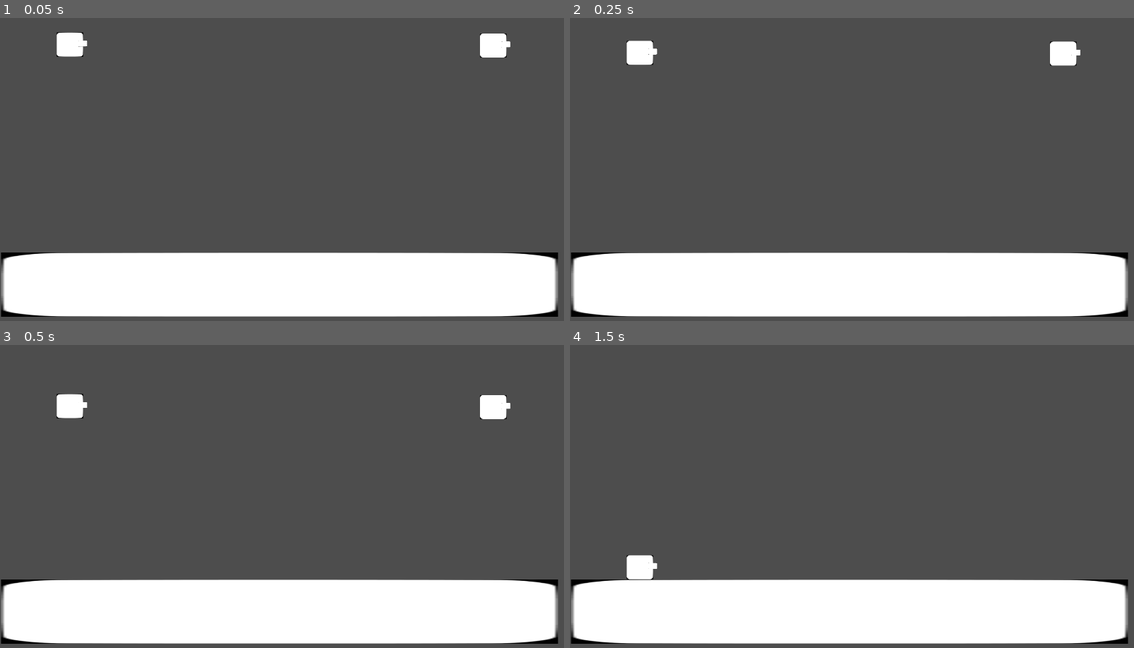
Above: before the commit, frames 1-4 (two rows, left to right).
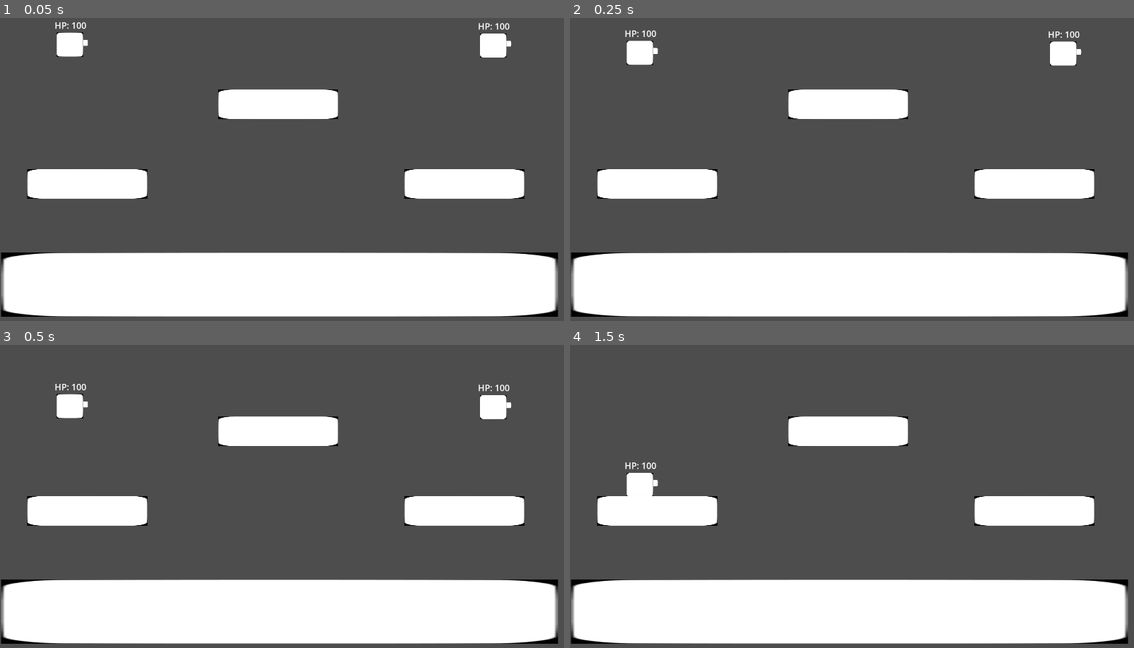
Above: after the commit, the same moments.

Repository: samir-alhindi/2D_fighting_game
Game: Godot game, scene res://game.tscn
Same seed, same stepped clock (60 frames per second), same inputs: the game is played once before the commit and once after it.
Inputs:
- Up to frame 1 (0.05 s): no input
- Up to frame 2 (0.25 s): no input
- Up to frame 3 (0.5 s): no input
- Up to frame 4 (1.5 s): tap Enter (ui_accept) at 0.5, 0.6, 0.77, 1.07, 1.35 s; hold Right (ui_right) from 0.53 s (still down)

The runs differ from the first frame. In frame 1, 6.4% of the frame differs, in the area x 4-93%, y 1-60%; in frame 2, 6.4%; in frame 3, 6.4%; in frame 4, 7.1%, in the area x 4-93%, y 23-78%.

Commit message:
added health
and fixed bug with player shooting themselves

Diff:
--- a/bullet.gd
+++ b/bullet.gd
@@ -1,4 +1,4 @@
-extends Area2D
+class_name Bullet extends Area2D
 
 var speed: int = 900
 ## Left or right.
@@ -7,3 +7,7 @@
 # Called every frame. 'delta' is the elapsed time since the previous frame.
 func _process(delta: float) -> void:
 	global_position.x += speed * delta * dir
+
+
+func _on_visible_on_screen_notifier_2d_screen_exited() -> void:
+	queue_free()
--- a/bullet.tscn
+++ b/bullet.tscn
@@ -4,7 +4,7 @@
 [ext_resource type="Script" uid="uid://cr3hakhj32rek" path="res://bullet.gd" id="1_v8qja"]
 
 [sub_resource type="RectangleShape2D" id="RectangleShape2D_v8qja"]
-size = Vector2(35, 29)
+size = Vector2(21, 20)
 
 [node name="Bullet" type="Area2D"]
 script = ExtResource("1_v8qja")
@@ -15,5 +15,11 @@
 texture = ExtResource("1_v7oki")
 
 [node name="CollisionShape2D" type="CollisionShape2D" parent="."]
-position = Vector2(-0.5, 0.5)
+position = Vector2(-0.5, 1)
 shape = SubResource("RectangleShape2D_v8qja")
+
+[node name="VisibleOnScreenNotifier2D" type="VisibleOnScreenNotifier2D" parent="."]
+position = Vector2(-0.5, 1.5)
+scale = Vector2(1.45, 1.15)
+
+[connection signal="screen_exited" from="VisibleOnScreenNotifier2D" to="." method="_on_visible_on_screen_notifier_2d_screen_exited"]
--- a/character_body_2d.gd
+++ /dev/null
@@ -1,25 +0,0 @@
-extends CharacterBody2D
-
-
-const SPEED = 300.0
-const JUMP_VELOCITY = -400.0
-
-
-func _physics_process(delta: float) -> void:
-	# Add the gravity.
-	if not is_on_floor():
-		velocity += get_gravity() * delta
-
-	# Handle jump.
-	if Input.is_action_just_pressed("ui_accept") and is_on_floor():
-		velocity.y = JUMP_VELOCITY
-
-	# Get the input direction and handle the movement/deceleration.
-	# As good practice, you should replace UI actions with custom gameplay actions.
-	var direction := Input.get_axis("ui_left", "ui_right")
-	if direction:
-		velocity.x = direction * SPEED
-	else:
-		velocity.x = move_toward(velocity.x, 0, SPEED)
-
-	move_and_slide()
--- a/fighter.gd
+++ b/fighter.gd
@@ -2,10 +2,12 @@
 
 @export_enum("p1_", "p2_") var num: String = "p1_"
 
-const SPEED = 500.0
-const JUMP_VELOCITY = -900.0
-const accel = 900
-const friction = 1000
+var speed: float = 500.0
+var jump_force: float = -900.0
+var accel = 900
+var friction = 1000
+
+var health: int = 100
 
 func _physics_process(delta: float) -> void:
 	# Add the gravity.
@@ -14,18 +16,20 @@
 
 	# Handle jump.
 	if Input.is_action_just_pressed(num + "jump") and is_on_floor():
-		velocity.y = JUMP_VELOCITY
+		velocity.y = jump_force
 
 
 	# movement:
 	var dir: float = Input.get_axis(num+"left", num+"right")
 	if dir != 0:
-		velocity.x = SPEED * dir
-		#velocity.x = move_toward(velocity.x, SPEED * dir, accel * delta)
+		velocity.x = speed * dir
+		#velocity.x = move_toward(velocity.x, speed * dir, accel * delta)
 		if dir > 0:
-			$Sprite/Nose.position = abs($Sprite/Nose.position)
+			%Nose.position.x = 46.0
+			%ShootingPoint.position.x = 72.0
 		elif dir < 0:
-			$Sprite/Nose.position = abs($Sprite/Nose.position) * -1
+			%Nose.position.x = -46.0
+			%ShootingPoint.position.x = -72.0
 	else:
 		velocity.x = 0
 		#velocity.x = move_toward(velocity.x, 0, friction * delta)
@@ -33,10 +37,19 @@
 	if Input.is_action_pressed(num+"shoot") and %CooldownTimer.is_stopped():
 		%CooldownTimer.start()
 		const BULLET: PackedScene = preload("uid://ciuw68m2kqgis")
-		var bullet: Area2D = BULLET.instantiate()
+		var bullet: Bullet = BULLET.instantiate()
 		%Bullets.add_child(bullet)
 		bullet.global_position = %ShootingPoint.global_position
-		bullet.dir = 1 if $Sprite/Nose.position.xa > 0 else -1
+		bullet.dir = 1 if %Nose.position.x > 0 else -1
 
 
 	move_and_slide()
+
+
+func _on_hurt_box_area_entered(area: Area2D) -> void:
+	if area is Bullet:
+		area.queue_free()
+		health -= 10
+		%HealthLabel.text = "HP: " + str(health)
+		if health <= 0:
+			queue_free()
--- a/fighter.tscn
+++ b/fighter.tscn
@@ -6,23 +6,23 @@
 [sub_resource type="RectangleShape2D" id="RectangleShape2D_umvcx"]
 size = Vector2(89, 81)
 
+[sub_resource type="RectangleShape2D" id="RectangleShape2D_qq641"]
+size = Vector2(90, 81)
+
 [node name="Fighter" type="CharacterBody2D"]
 script = ExtResource("1_umvcx")
+
+[node name="Nose" type="Sprite2D" parent="."]
+unique_name_in_owner = true
+position = Vector2(46, -6)
+scale = Vector2(0.137778, 0.0888886)
+texture = ExtResource("1_efvb3")
 
 [node name="Sprite" type="Sprite2D" parent="."]
 unique_name_in_owner = true
 position = Vector2(0, -3.8147e-06)
 scale = Vector2(0.4, 0.364444)
 texture = ExtResource("1_efvb3")
-
-[node name="Nose" type="Sprite2D" parent="Sprite"]
-position = Vector2(108.75, -10.9756)
-scale = Vector2(0.344444, 0.243902)
-texture = ExtResource("1_efvb3")
-
-[node name="ShootingPoint" type="Marker2D" parent="Sprite/Nose"]
-unique_name_in_owner = true
-position = Vector2(177.823, 0)
 
 [node name="CollisionShape2D" type="CollisionShape2D" parent="."]
 position = Vector2(-1.5, -0.5)
@@ -35,3 +35,26 @@
 unique_name_in_owner = true
 wait_time = 0.25
 one_shot = true
+
+[node name="HurtBox" type="Area2D" parent="."]
+
+[node name="CollisionShape2D" type="CollisionShape2D" parent="HurtBox"]
+position = Vector2(-1, -0.5)
+shape = SubResource("RectangleShape2D_qq641")
+debug_color = Color(0.955126, 0, 0.544843, 0.42)
+
+[node name="HealthLabel" type="Label" parent="."]
+unique_name_in_owner = true
+offset_left = -52.0
+offset_top = -87.0
+offset_right = 56.0
+offset_bottom = -45.0
+theme_override_font_sizes/font_size = 30
+text = "HP: 100"
+
+[node name="ShootingPoint" type="Marker2D" parent="."]
+unique_name_in_owner = true
+position = Vector2(72, -7)
+scale = Vector2(0.137778, 0.0888886)
+
+[connection signal="area_entered" from="HurtBox" to="." method="_on_hurt_box_area_entered"]
--- a/game.tscn
+++ b/game.tscn
@@ -1,10 +1,13 @@
-[gd_scene load_steps=4 format=3 uid="uid://bmr8w4kmxtt01"]
+[gd_scene load_steps=5 format=3 uid="uid://bmr8w4kmxtt01"]
 
 [ext_resource type="Texture2D" uid="uid://m35ara1eljfb" path="res://images.png" id="1_80nbo"]
 [ext_resource type="PackedScene" uid="uid://sle168uvhvfu" path="res://fighter.tscn" id="2_e2o6t"]
 
 [sub_resource type="RectangleShape2D" id="RectangleShape2D_e2o6t"]
 size = Vector2(1906, 83)
+
+[sub_resource type="RectangleShape2D" id="RectangleShape2D_feb5d"]
+size = Vector2(402, 97)
 
 [node name="Game" type="Node"]
 
@@ -27,3 +30,33 @@
 [node name="Fighter2" parent="." instance=ExtResource("2_e2o6t")]
 position = Vector2(1679, 141)
 num = "p2_"
+
+[node name="Platform" type="StaticBody2D" parent="."]
+position = Vector2(297, 613)
+
+[node name="Sprite2D" type="Sprite2D" parent="Platform"]
+scale = Vector2(1.82, 0.446667)
+texture = ExtResource("1_80nbo")
+
+[node name="CollisionShape2D" type="CollisionShape2D" parent="Platform"]
+shape = SubResource("RectangleShape2D_feb5d")
+
+[node name="Platform3" type="StaticBody2D" parent="."]
+position = Vector2(1581, 613)
+
+[node name="Sprite2D" type="Sprite2D" parent="Platform3"]
+scale = Vector2(1.82, 0.446667)
+texture = ExtResource("1_80nbo")
+
+[node name="CollisionShape2D" type="CollisionShape2D" parent="Platform3"]
+shape = SubResource("RectangleShape2D_feb5d")
+
+[node name="Platform2" type="StaticBody2D" parent="."]
+position = Vector2(947, 342)
+
+[node name="Sprite2D" type="Sprite2D" parent="Platform2"]
+scale = Vector2(1.82, 0.446667)
+texture = ExtResource("1_80nbo")
+
+[node name="CollisionShape2D" type="CollisionShape2D" parent="Platform2"]
+shape = SubResource("RectangleShape2D_feb5d")
Not shown, removed: character_body_2d.gd.uid
Not shown: 1 places in fighter.tscn that only renumber resources
